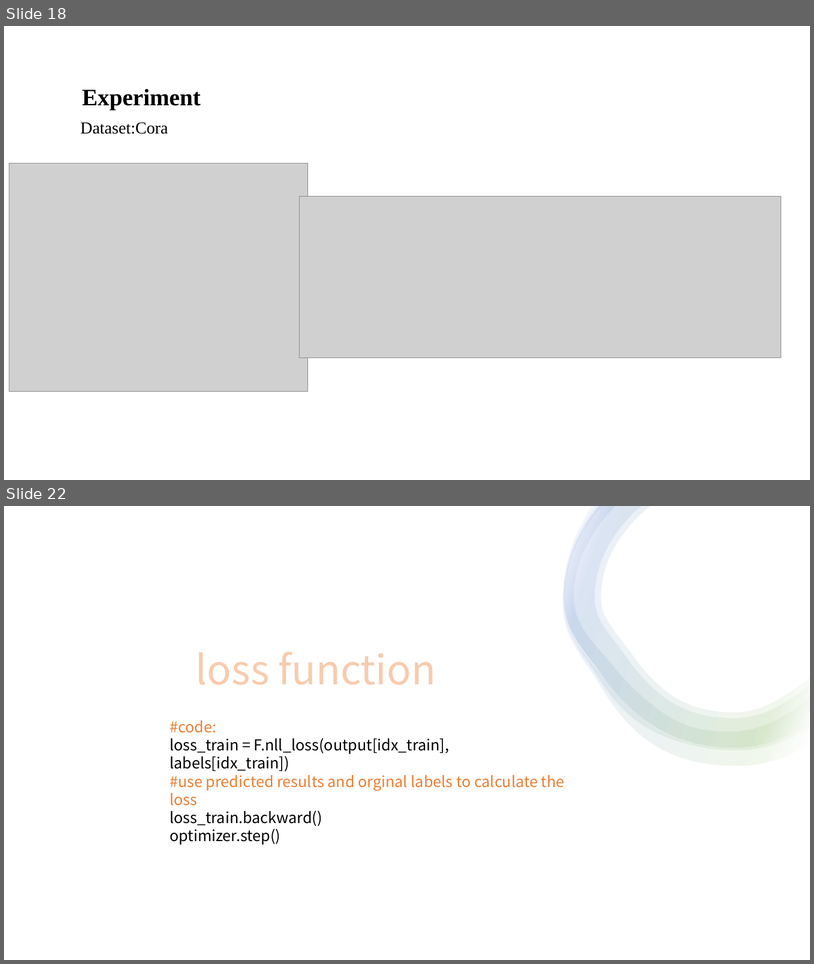
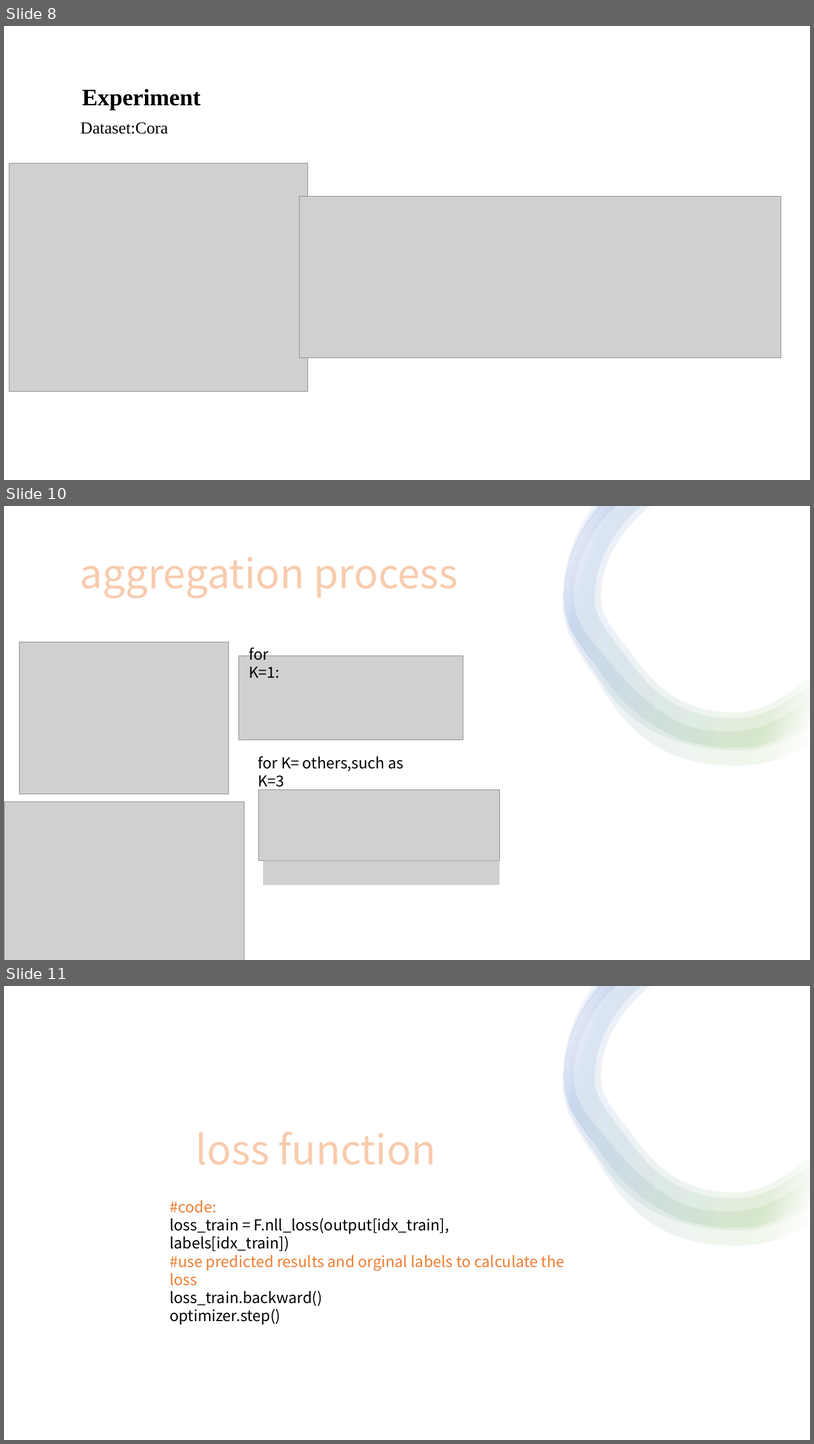
Before and after one commit to lcwLcw123/STUDY, a slide deck: 图神经网络调研.pptx. Shown one above the other, each under a label of ours: slides 18 and 22 before the commit, slides 8, 10 and 11 after it; the slides between them are not shown. The pictures are 814x964 and 814x1444 pixels, drawn with LibreOffice and Linux fonts; fonts in the diff are those of the drawing; grey boxes stand for pictures. Boxes give left, top, right and bottom in pixels: in the first picture for what was removed or moved away, otherwise in the second. Text is boxed around its words. In the diff, an @@ line names an element or a change of style, - is before the commit and + after.

```diff
--- a/图神经网络调研.pptx
+++ b/图神经网络调研.pptx
@@ slide 10 added at box(4, 506, 810, 960), background #FFFFFF @@
@@ group added at box(563, 506, 810, 766): 4 freeform shapes @@
@@ text added at box(80, 557, 458, 598), 48 pt, text #F8CBAD @@
+aggregation process
@@ picture added at box(19, 642, 228, 794) @@
@@ text added at box(249, 644, 279, 678), 18 pt, text #000000 @@
+for K=1:
@@ picture added at box(239, 656, 463, 740) @@
@@ text added at box(258, 756, 404, 790), 18 pt, text #000000 @@
+for K= others,such as K=3
@@ picture added at box(258, 789, 500, 860) @@
@@ picture added at box(4, 802, 244, 960) @@
@@ picture added at box(264, 861, 500, 885) @@
@@ what was slide 18 is now slide 8 @@
@@ what was slide 22 is now slide 11 @@
```
Also in this commit, not shown: 2 slides changed, 9 other slides added, 2 other files.
